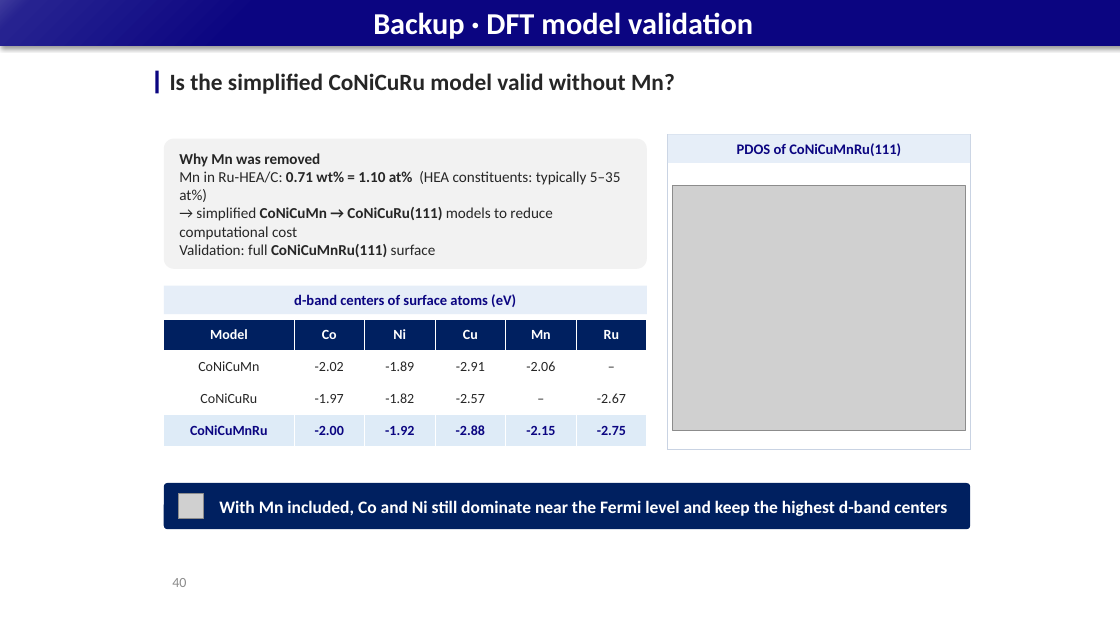
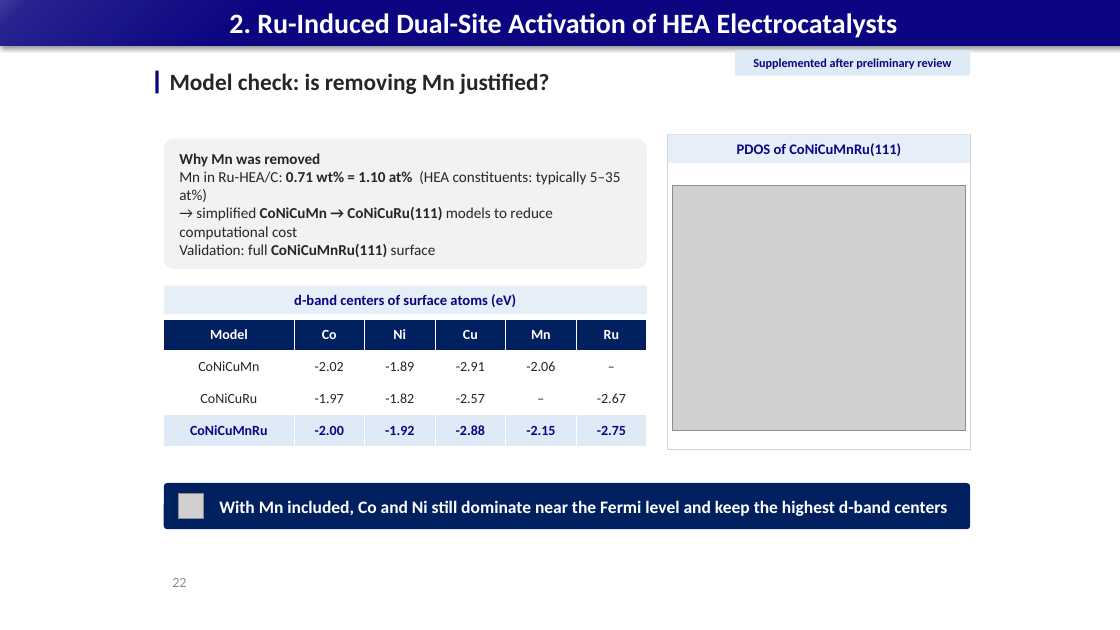
Before and after one commit to limsj0204/letter, a slide deck: slide 22 of 학위논문_디펜스_발표자료.pptx (slide 40 before the commit). Drawn at 1120x630 pixels with LibreOffice and Linux fonts; fonts in the diff are those of the drawing; grey boxes stand for pictures. Boxes give left, top, right and bottom in pixels: in the first picture for what was removed or moved away, otherwise in the second. Text is boxed around its words. In the diff, an @@ line names an element or a change of style, - is before the commit and + after.

```diff
--- a/학위논문_디펜스_발표자료.pptx
+++ b/학위논문_디펜스_발표자료.pptx
@@ title at (229,13,898,38): text changed; size 26 to 24 pt @@
-Backup · DFT model validation
+2. Ru-Induced Dual-Site Activation of HEA Electrocatalysts
@@ rounded rectangle added at (735,50,970,76), fill #DEEBF7, 10.5 pt, text #0B0581, bold @@
+Supplemented after preliminary review
@@ text at (170,73,549,94): text changed @@
-Is the simplified CoNiCuRu model valid without Mn?
+Model check: is removing Mn justified?
@@ page number at (172,578,186,587): text changed @@
-40
+22
```
Also in this commit, not shown: 2 other slides changed, 2 slides removed.
